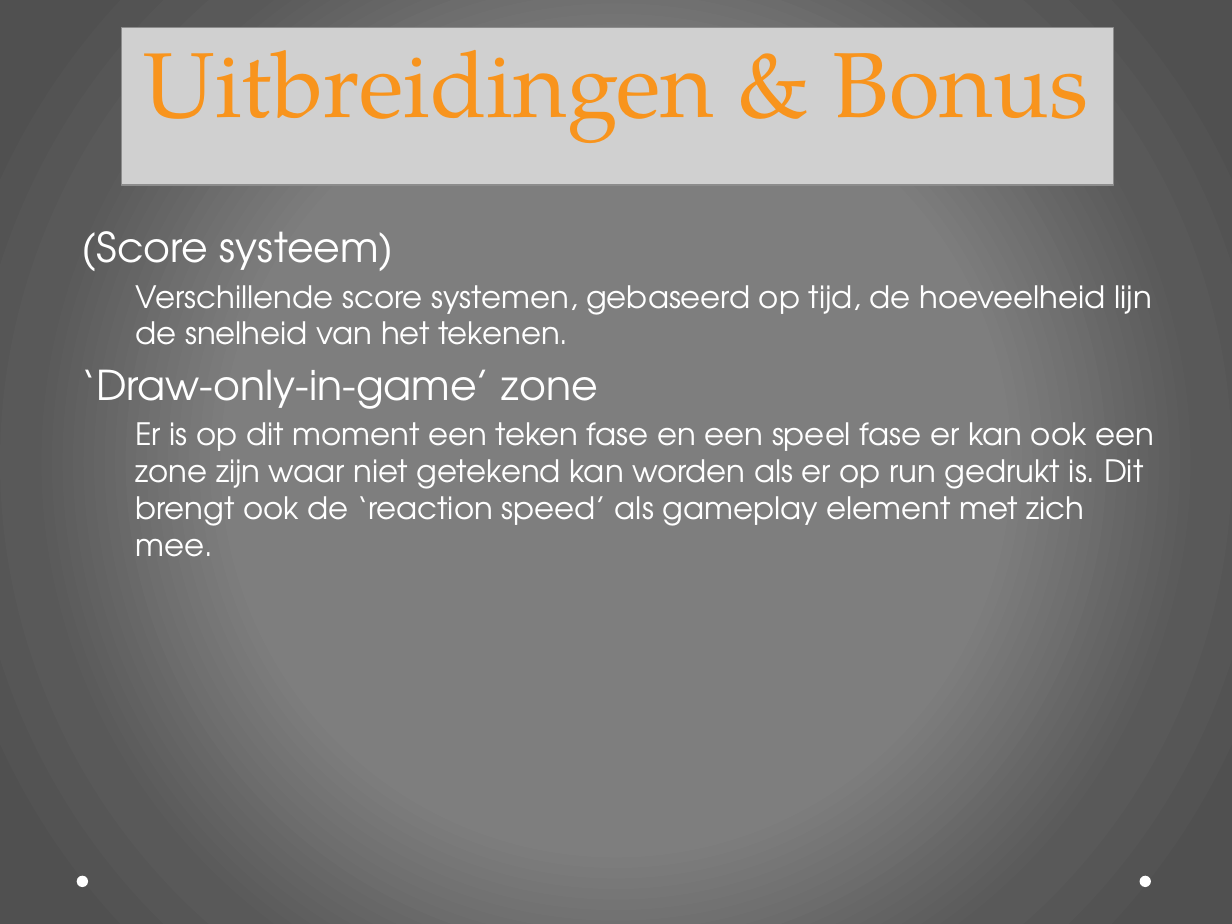
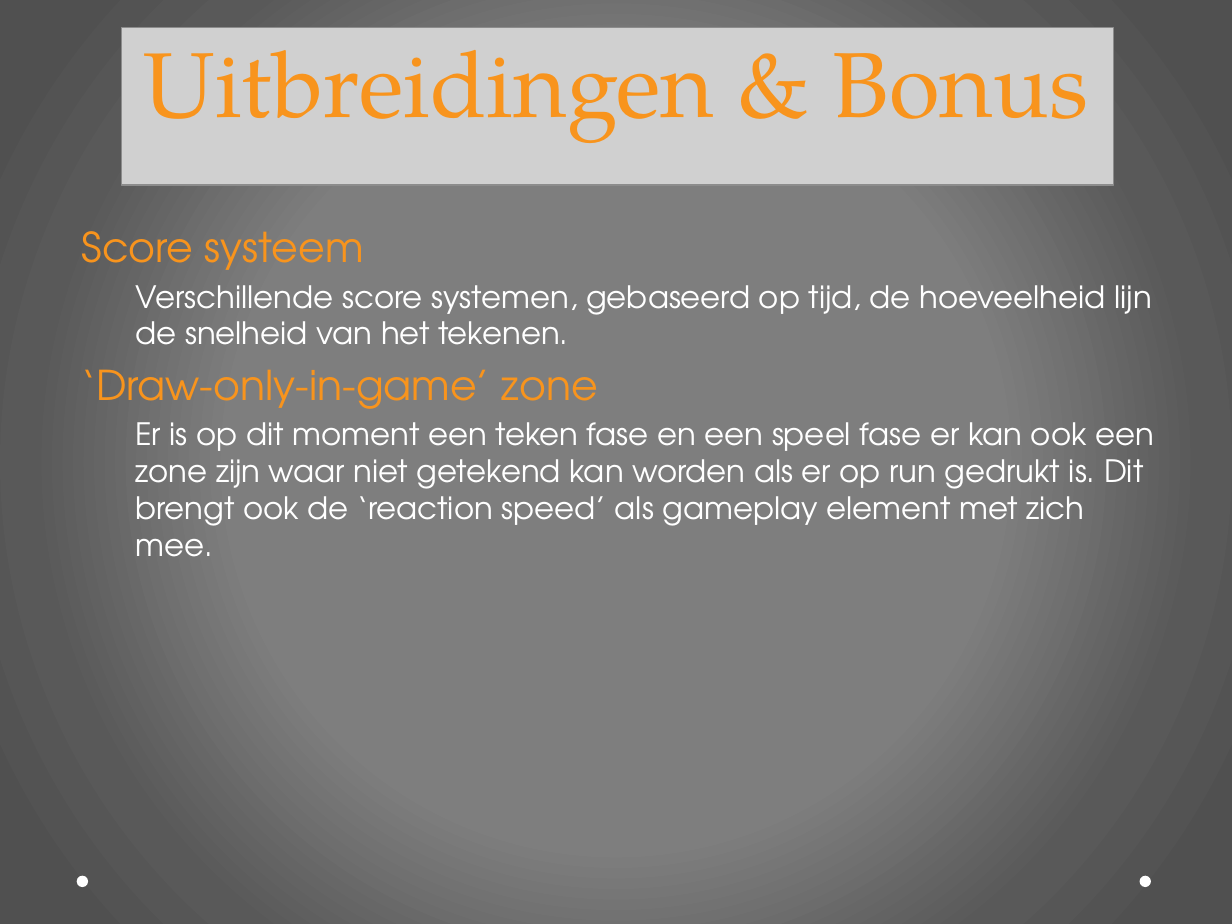
Before and after one commit to DionnV/BallZ2D, a slide deck: slide 10 of Press Kit/Get it in bro - 10 pager.pptx. Drawn at 1232x924 pixels with LibreOffice and Linux fonts; fonts in the diff are those of the drawing; grey boxes stand for pictures. Boxes give left, top, right and bottom in pixels: in the first picture for what was removed or moved away, otherwise in the second. Text is boxed around its words. In the diff, an @@ line names an element or a change of style, - is before the commit and + after.

```diff
--- a/Press Kit/Get it in bro - 10 pager.pptx
+++ b/Press Kit/Get it in bro - 10 pager.pptx
@@ text at [82, 231, 364, 270]: text changed; text colour #FFFFFF to #F8941D @@
-(Score systeem)
+Score systeem
@@ text at [82, 369, 598, 409]: text colour #FFFFFF to #F8941D in "‘Draw-only-in-game’ zone" @@
```
Also in this commit, not shown: 3 other slides changed, 22 other files.
